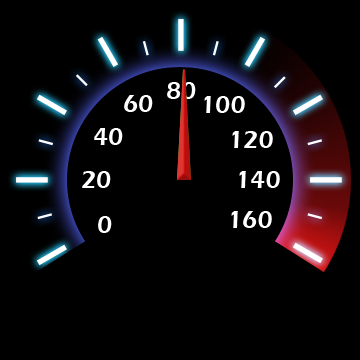
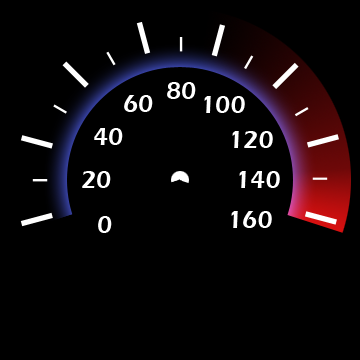
Comparing the layer stacks of the two (360, 360) images. Changes:
hid "dial" over (x1=177, y1=69, x2=191, y2=180)
hid "dial 02" over (x1=177, y1=69, x2=191, y2=180)
painted on "cover" over (x1=8, y1=179, x2=351, y2=272)
hid "big ticks" over (x1=16, y1=19, x2=342, y2=266)
hid "small ticks" over (x1=37, y1=41, x2=323, y2=220)
added group "tickmarks" with 19 layers above "circle 02 ref" over (x1=20, y1=21, x2=339, y2=272)
showed group "small tick vectors" (8 layers), moved it into group "tickmarks" over (x1=32, y1=37, x2=328, y2=255)
painted on "Shape 3 copy 7" over (x1=294, y1=213, x2=323, y2=255)
painted on "Shape 3 copy 5" over (x1=273, y1=76, x2=309, y2=117)
painted on "Shape 3 copy 2" over (x1=75, y1=51, x2=116, y2=87)
painted on "Shape 3 copy" over (x1=38, y1=104, x2=67, y2=146)
showed group "big tick vectors" (9 layers), moved it into group "tickmarks" over (x1=16, y1=19, x2=342, y2=272)
painted on "Shape 2 copy 8" over (x1=276, y1=242, x2=323, y2=272)
painted on "Shape 2 copy 7" over (x1=304, y1=177, x2=342, y2=225)
painted on "Shape 2 copy 6" over (x1=292, y1=94, x2=339, y2=148)
painted on "Shape 2 copy 5" over (x1=244, y1=36, x2=299, y2=89)
painted on "Shape 2 copy 4" over (x1=178, y1=19, x2=225, y2=57)
painted on "Shape 2 copy 3" over (x1=97, y1=21, x2=151, y2=67)
painted on "Shape 2 copy 2" over (x1=36, y1=61, x2=89, y2=116)
painted on "Shape 2" over (x1=16, y1=135, x2=53, y2=183)
painted on "Shape 2 copy" over (x1=20, y1=212, x2=67, y2=266)
painted on "background 03" over (x1=177, y1=11, x2=351, y2=272)
showed "background 02", painted on it over (x1=8, y1=11, x2=351, y2=272)
hid "background 01" over (x1=8, y1=11, x2=351, y2=272)
…and 5 more changes (4 painted, 1 visibility)
